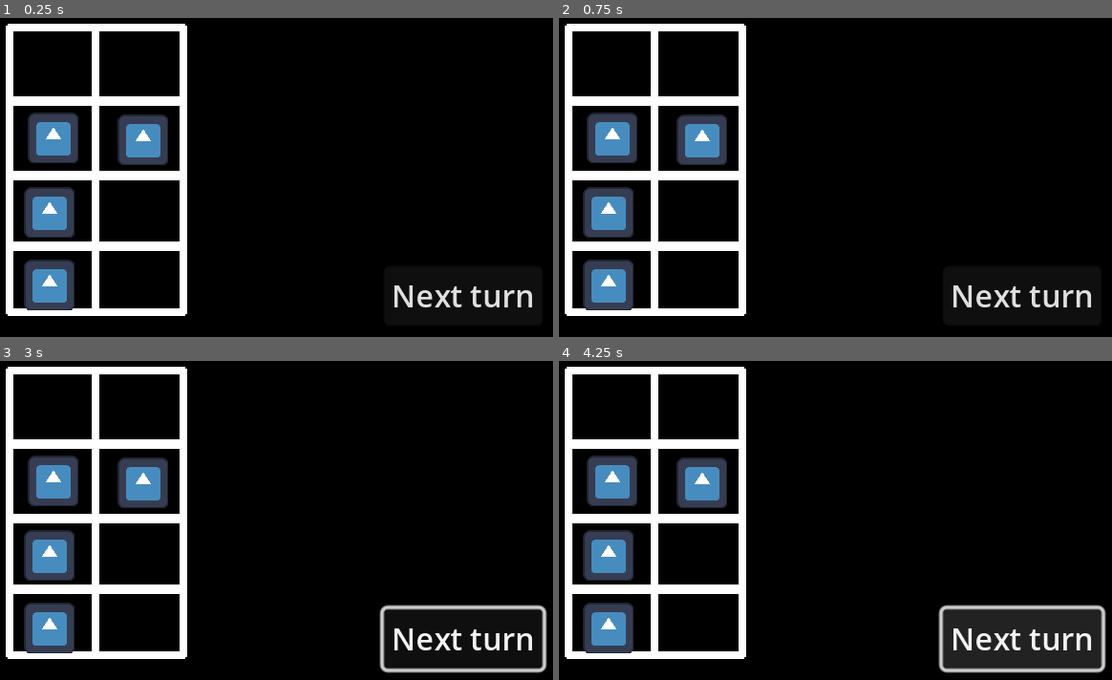
Above: before the commit, frames 1-4 (two rows, left to right).
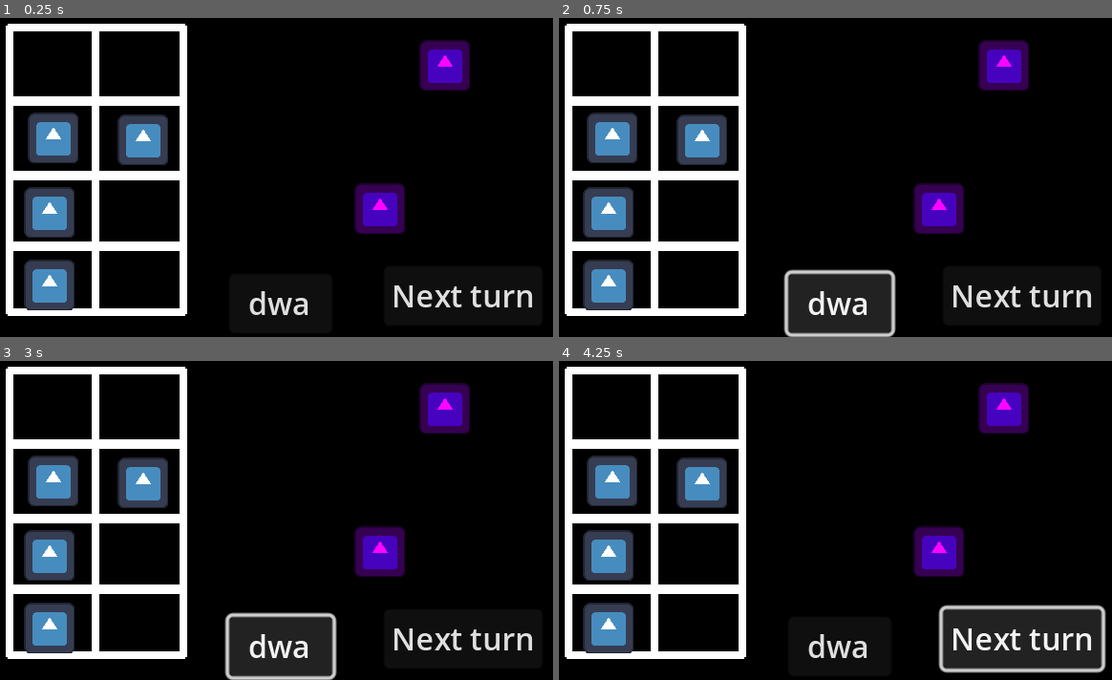
Above: after the commit, the same moments.

Repository: Access547/Computing-Project
Game: Godot game, scene res://Combat Manager/combat_level.tscn
Same seed, same stepped clock (60 frames per second), same inputs: the game is played once before the commit and once after it. Before the commit the project starts from res://Scenes/combat_level.tscn. The engine's default icon, where the game draws it, is replaced by a stand-in: a white triangle on a blue panel in a dark square.
Inputs (mouse positions are in pixels of both pictures, inside the frame that each line leads up to):
- Up to frame 1 (0.25 s): no input
- Up to frame 2 (0.75 s): click (841, 305) at 0.5 s, where only the run after the commit has a clickable "dwa"
- Up to frame 3 (3 s): click "Next turn" at 1.25 s; click "Next turn" at 2 s; click (282, 648) at 2.75 s, where only the run after the commit has a clickable "dwa"
- Up to frame 4 (4.25 s): click "Next turn" at 3.5 s

The runs differ from the first frame. In frame 1, 3.2% of the frame differs, in the area x 45-85%, y 6-94%; in frame 2, 7.2%; in frame 3, 8.6%, in the area x 40-99%, y 6-100%; in frame 4, 3.2%.

Commit message:
My bad, forgot to commit for ages
oops!

Diff:
--- a/Scripts/combat_level.gd
+++ b/Combat Manager/combat_level.gd
@@ -2,13 +2,18 @@
 
 var gridInfo = {"character": null,
 				"targeted": true,
-				"effect": null,
-				"damage": null}
+				"effect": null}
 
 
 var turn: int = 1
+var turnOrder: Array[Character] #This needs to be populated automatically using some sort of speed stat!
+
+
 
 @export var characters: Array[Character]
+@export var enemies: Array[Character]
+
+
 
 #  0   1
 #╔═══╦═══╗
@@ -24,15 +29,21 @@
 #'gridInfo' dictionary. To reference a specific grid space, follow the chart above. AKA to get info about tile
 #1,2, you would write grid[1][2]["key"]
 
-var grid =	 [[gridInfo.duplicate(false), gridInfo.duplicate(),
- 			 gridInfo.duplicate(false), gridInfo.duplicate()],
-			 [gridInfo.duplicate(false), gridInfo.duplicate(),
-			 gridInfo.duplicate(false), gridInfo.duplicate()]]
+var grid =	 [[gridInfo.duplicate(false), gridInfo.duplicate(false),
+ 			 gridInfo.duplicate(false), gridInfo.duplicate(false)],
+			 [gridInfo.duplicate(false), gridInfo.duplicate(false),
+			 gridInfo.duplicate(false), gridInfo.duplicate(false)]]
 
 
 
 func _ready() -> void:
 	ConstructGrid()
+	turnOrder.append_array(get_tree().get_nodes_in_group("Combatant"))
+	print(turnOrder[0])
+	enemies.append_array(get_tree().get_nodes_in_group("Enemy"))
+
+	for i in enemies.size():
+		SetGridEffect(enemies[i].nextAttack, enemies[i])
 
 
 
@@ -68,17 +79,33 @@
 
 
 #Sets the grid effect of a tile. A grid effect is how enemies damage players by creating hazards on grid tiles
-func SetGridEffect(effect: DamageEffect) -> void:
+func SetGridEffect(effect: DamageEffect, owner: Enemy) -> void:
+	var newKey = str(owner, "damage")
 	for i in effect.tiles.size():
-		grid[effect.tiles[i].x][effect.tiles[i].y]["damage"] = effect
+		grid[effect.tiles[i].x][effect.tiles[i].y][newKey] = effect
+
+
+
+func ActivateGridEffect(tile: Dictionary, enemy: Character):
+	tile["character"].health -= tile[str(enemy, "damage")].damageAmount
+	print(tile["character"].health)
+
 
 
 func _on_button_pressed() -> void:
-	pass
+	ResolveTurn()
+	ActivateGridEffect(grid[1][1], get_tree().get_first_node_in_group("Enemy"))
+
+
+
+#Passes the turn on a character and onto the next character
+func ResolveTurn() -> void:
+	turnOrder.pop_front()
+	print(turnOrder[0].name)
 
 
 
 
-#Passes the turn on a character and onto the next character
-func ResolveTurn(character) -> void:
-	pass
+func _on_attack_pressed():
+	enemies[0].health -= turnOrder[0].damage
+	ResolveTurn()
--- a/Scenes/combat_level.tscn
+++ b/Combat Manager/combat_level.tscn
@@ -1,32 +1,49 @@
-[gd_scene load_steps=4 format=3 uid="uid://bddf43jepjmoj"]
+[gd_scene load_steps=5 format=3 uid="uid://bddf43jepjmoj"]
 
-[ext_resource type="Script" path="res://Scripts/combat_level.gd" id="1_seeo4"]
-[ext_resource type="PackedScene" uid="uid://b78dsbwsgro1j" path="res://Scenes/character.tscn" id="2_rtldx"]
+[ext_resource type="Script" path="res://Combat Manager/combat_level.gd" id="1_div38"]
+[ext_resource type="PackedScene" uid="uid://b78dsbwsgro1j" path="res://Player Characters/character.tscn" id="2_rtldx"]
 [ext_resource type="Texture2D" uid="uid://d3orr0g5b5p5a" path="res://Assets/Art/Placeholder level.png" id="3_burur"]
+[ext_resource type="PackedScene" uid="uid://bbsd2guhf0vwp" path="res://NPCs/Basic Enemy/Basic Enemy.tscn" id="4_u5m7v"]
 
 [node name="CombatLevel" type="Node2D" node_paths=PackedStringArray("characters")]
-script = ExtResource("1_seeo4")
-characters = [NodePath("Character"), NodePath("Character2"), NodePath("Character3"), NodePath("Character4")]
+script = ExtResource("1_div38")
+characters = [NodePath("James"), NodePath("Sean"), NodePath("Marcus"), NodePath("Theo")]
 
 [node name="PlaceholderLevel" type="Sprite2D" parent="."]
 position = Vector2(160, 90)
 texture = ExtResource("3_burur")
 
-[node name="Character" parent="." instance=ExtResource("2_rtldx")]
+[node name="Basic Enemy" parent="." instance=ExtResource("4_u5m7v")]
+position = Vector2(262, 38)
+maxHealth = 3
+
+[node name="Basic Enemy2" parent="." instance=ExtResource("4_u5m7v")]
+position = Vector2(228, 113)
+maxHealth = 20
+
+[node name="James" parent="." instance=ExtResource("2_rtldx")]
 position = Vector2(226, 45)
 gridPos = Array[int]([0, 1])
+maxHealth = 20
+damage = 3
 
-[node name="Character2" parent="." instance=ExtResource("2_rtldx")]
+[node name="Sean" parent="." instance=ExtResource("2_rtldx")]
 position = Vector2(178, 131)
 gridPos = Array[int]([1, 1])
+maxHealth = 20
+damage = 1
 
-[node name="Character3" parent="." instance=ExtResource("2_rtldx")]
+[node name="Marcus" parent="." instance=ExtResource("2_rtldx")]
 position = Vector2(172, 72)
 gridPos = Array[int]([0, 2])
+maxHealth = 20
+damage = 6
 
-[node name="Character4" parent="." instance=ExtResource("2_rtldx")]
+[node name="Theo" parent="." instance=ExtResource("2_rtldx")]
 position = Vector2(268, 91)
 gridPos = Array[int]([0, 3])
+maxHealth = 20
+damage = 5
 
 [node name="00" type="Marker2D" parent="."]
 position = Vector2(57, 38)
@@ -108,4 +125,12 @@
 offset_bottom = 174.0
 text = "Next turn"
 
+[node name="Attack" type="Button" parent="."]
+offset_left = 149.0
+offset_top = 147.0
+offset_right = 203.0
+offset_bottom = 172.0
+text = "dwa"
+
 [connection signal="pressed" from="Button" to="." method="_on_button_pressed"]
+[connection signal="pressed" from="Attack" to="." method="_on_attack_pressed"]
--- /dev/null
+++ b/NPCs/Basic Enemy/Basic Enemy.gd
@@ -0,0 +1,6 @@
+extends Enemy
+
+
+
+func _ready():
+	nextAttack = attacks.pick_random()
--- /dev/null
+++ b/NPCs/Basic Enemy/Basic Enemy.tscn
@@ -0,0 +1,12 @@
+[gd_scene load_steps=4 format=3 uid="uid://bbsd2guhf0vwp"]
+
+[ext_resource type="Texture2D" uid="uid://cuvfwxuj225uc" path="res://icon.svg" id="1_dko7g"]
+[ext_resource type="Script" path="res://NPCs/Basic Enemy/Basic Enemy.gd" id="2_j2lfe"]
+[ext_resource type="Resource" uid="uid://b55lbls1brp54" path="res://Resources/Basic Attack.tres" id="3_6fj8k"]
+
+[node name="Basic Enemy" type="Sprite2D" groups=["Combatant", "Enemy"]]
+modulate = Color(1, 0.0156863, 1, 1)
+scale = Vector2(0.207031, 0.207031)
+texture = ExtResource("1_dko7g")
+script = ExtResource("2_j2lfe")
+attacks = Array[Resource("res://Resources/damage.gd")]([ExtResource("3_6fj8k")])
--- /dev/null
+++ b/NPCs/enemy.gd
@@ -0,0 +1,6 @@
+extends Character
+class_name Enemy
+
+@export var attacks: Array[DamageEffect]
+
+var nextAttack: DamageEffect
--- /dev/null
+++ b/NPCs/enemy.tscn
@@ -0,0 +1,10 @@
+[gd_scene load_steps=3 format=3 uid="uid://djhd8bd2cib8e"]
+
+[ext_resource type="Texture2D" uid="uid://cuvfwxuj225uc" path="res://icon.svg" id="1_ejua7"]
+[ext_resource type="Script" path="res://NPCs/enemy.gd" id="1_y4f7p"]
+
+[node name="Enemy" type="Sprite2D" groups=["Combatant", "Enemy"]]
+modulate = Color(1, 0.0156863, 1, 1)
+scale = Vector2(0.207031, 0.207031)
+texture = ExtResource("1_ejua7")
+script = ExtResource("1_y4f7p")
--- a/Scripts/character.gd
+++ b/Player Characters/character.gd
@@ -5,9 +5,16 @@
 @export var gridPos: Array[int]
 @export var charName: String
 @export var maxHealth: int
+@export var damage: int
 
 var health: int
 
 
 func _ready():
 	health = maxHealth
+	print(name)
+
+
+func _process(_delta):
+	if health <= 0:
+		visible = true
--- /dev/null
+++ b/Player Characters/character.tscn
@@ -0,0 +1,9 @@
+[gd_scene load_steps=3 format=3 uid="uid://b78dsbwsgro1j"]
+
+[ext_resource type="Texture2D" uid="uid://cuvfwxuj225uc" path="res://icon.svg" id="1_oyai2"]
+[ext_resource type="Script" path="res://Player Characters/character.gd" id="2_ib76w"]
+
+[node name="Character" type="Sprite2D" groups=["Combatant"]]
+scale = Vector2(0.207031, 0.207031)
+texture = ExtResource("1_oyai2")
+script = ExtResource("2_ib76w")
--- a/Scenes/character.tscn
+++ /dev/null
@@ -1,10 +0,0 @@
-[gd_scene load_steps=3 format=3 uid="uid://b78dsbwsgro1j"]
-
-[ext_resource type="Script" path="res://Scripts/character.gd" id="1_muhlo"]
-[ext_resource type="Texture2D" uid="uid://cuvfwxuj225uc" path="res://icon.svg" id="1_v0wv5"]
-
-[node name="Character" type="Sprite2D"]
-scale = Vector2(0.207031, 0.207031)
-texture = ExtResource("1_v0wv5")
-script = ExtResource("1_muhlo")
-gridPos = Array[int]([0, 0])
--- a/project.godot
+++ b/project.godot
@@ -11,7 +11,7 @@
 [application]
 
 config/name="Computing-project"
-run/main_scene="res://Scenes/combat_level.tscn"
+run/main_scene="res://Combat Manager/combat_level.tscn"
 config/features=PackedStringArray("4.2", "Forward Plus")
 config/icon="res://icon.svg"
 
